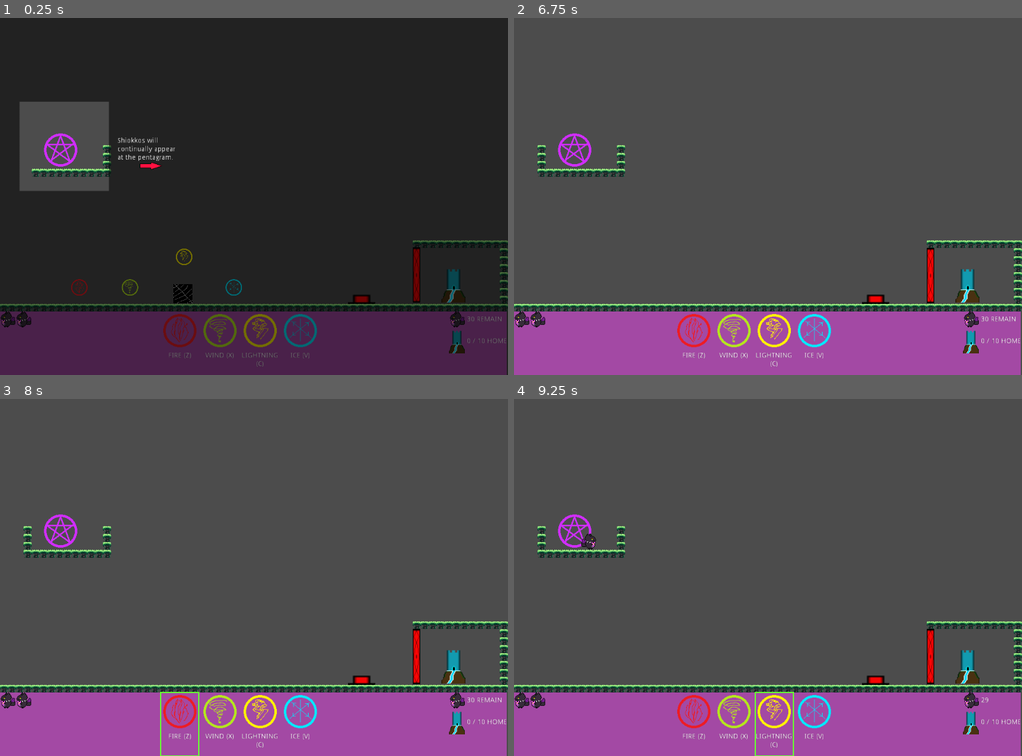
Above: before the commit, frames 1-4 (two rows, left to right).
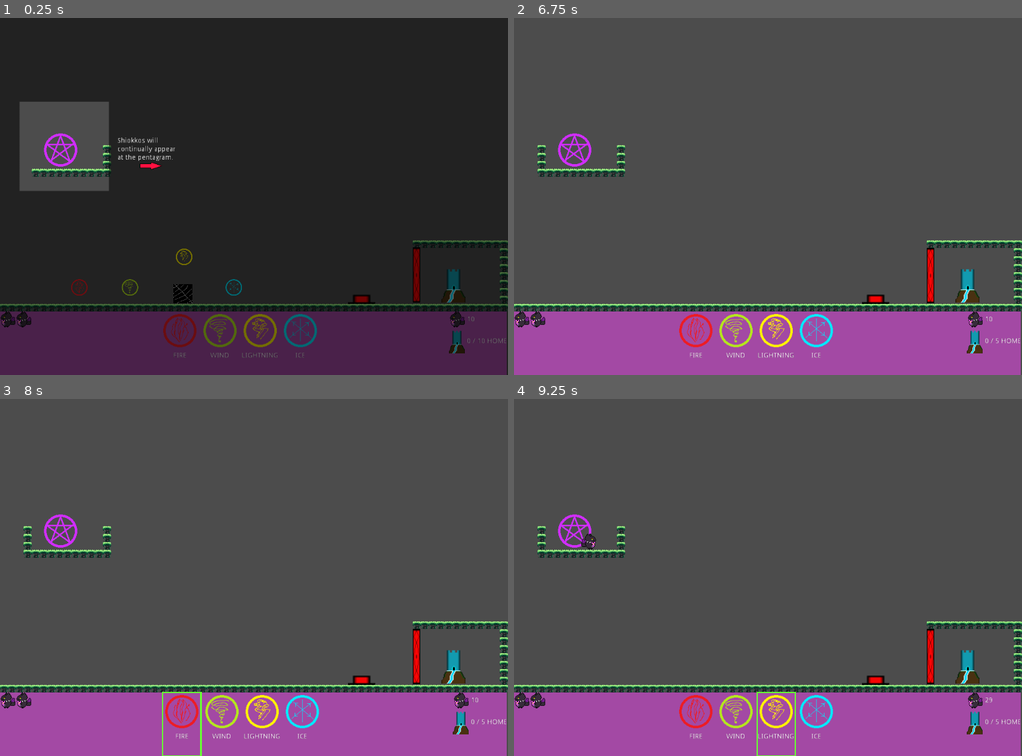
Above: after the commit, the same moments.

Repository: N-eil/definitely-not-lemmings
Game: Godot game, scene res://Playscreen.tscn
Two runs of this game, one before a commit and one after it. Both use one fixed random seed, a clock stepped at 60 frames per second and the inputs below.
Inputs (mouse positions are in pixels of both pictures, inside the frame that each line leads up to):
- Up to frame 1 (0.25 s): no input
- Up to frame 2 (6.75 s): tap Enter at 0.5, 2, 3.5 s; move the mouse to (666, 164) at 0.52 s; click (666, 164) at 0.67 s; tap Space at 1.25, 2.75, 4.25 s; move the mouse to (991, 271) at 1.27 s; click (991, 271) at 1.42 s; move the mouse to (559, 278) at 2.02 s; click (559, 278) at 2.17 s; move the mouse to (646, 257) at 2.77 s; click (646, 257) at 2.92 s; move the mouse to (707, 235) at 3.52 s; click (707, 235) at 3.67 s; move the mouse to (757, 260) at 4.27 s; click (757, 260) at 4.42 s; move the mouse to (910, 235) at 5.02 s; click (910, 235) at 5.17 s; move the mouse to (635, 346) at 5.77 s; click (635, 346) at 5.92 s; move the mouse to (864, 353) at 6.52 s; click (864, 353) at 6.67 s
- Up to frame 3 (8 s): move the mouse to (177, 723) at 7.27 s; click (177, 723) at 7.42 s
- Up to frame 4 (9.25 s): move the mouse to (732, 723) at 8.02 s; click (732, 723) at 8.17 s; move the mouse to (773, 723) at 8.77 s; click (773, 723) at 8.92 s

The runs differ from the first frame. In frame 1, 0.1% of the frame differs, in the area x 33-99%, y 83-98%; in frame 2, 1.6%; in frame 3, 1.8%, in the area x 31-99%, y 82-100%; in frame 4, 1.7%.

Commit message:
UI fix + easier first level

Diff:
--- a/BottomUI.tscn
+++ b/BottomUI.tscn
@@ -61,7 +61,7 @@
 margin_top = 82.0
 margin_right = 77.0
 margin_bottom = 96.0
-text = "FIRE (Z)"
+text = "FIRE"
 align = 1
 autowrap = true
 
@@ -81,7 +81,7 @@
 margin_top = 82.0
 margin_right = 77.0
 margin_bottom = 96.0
-text = "WIND (X)"
+text = "WIND"
 align = 1
 
 [node name="Lightning" type="VBoxContainer" parent="Bottomstuff/Hotbar"]
@@ -99,8 +99,8 @@
 [node name="Label" type="Label" parent="Bottomstuff/Hotbar/Lightning"]
 margin_top = 82.0
 margin_right = 77.0
-margin_bottom = 113.0
-text = "LIGHTNING (C)"
+margin_bottom = 96.0
+text = "LIGHTNING"
 align = 1
 autowrap = true
 
@@ -120,7 +120,7 @@
 margin_top = 82.0
 margin_right = 77.0
 margin_bottom = 96.0
-text = "ICE (V)"
+text = "ICE"
 align = 1
 
 [node name="Stats" type="VBoxContainer" parent="Bottomstuff"]
--- a/Levels/Intro.tscn
+++ b/Levels/Intro.tscn
@@ -4,6 +4,7 @@
 [ext_resource path="res://Objects/DoorSystem.tscn" type="PackedScene" id=10]
 
 [node name="Level" instance=ExtResource( 1 )]
+count_to_win = 5
 
 [node name="TileMap" parent="." index="0"]
 tile_data = PoolIntArray( 1048579, 0, 0, 1048589, 0, 0, 1114115, 0, 0, 1114125, 0, 0, 1179651, 0, 0, 1179661, 0, 0, 124 …(1407 unchanged characters)…
--- a/Levels/LevelBase.gd
+++ b/Levels/LevelBase.gd
@@ -25,6 +25,8 @@
     $ShiokkoSpawner.delay = spawn_delay
     $ShiokkoSpawner.total_spawns = spawn_count
     bottom_border = $Line2D.transform.origin.y
+
+    get_parent().shiokko_arrived(0, count_to_win)
 
 func _input(event):
     if not (event is InputEventMouseButton and event.pressed):
--- a/Objects/ShiokkoSpawner.gd
+++ b/Objects/ShiokkoSpawner.gd
@@ -25,6 +25,7 @@
 # Called when the node enters the scene tree for the first time.
 func _ready():
     time_left = delay
+    get_parent().get_parent().shiokko_spawned(total_spawns - has_spawned)
 
 # Called every frame. 'delta' is the elapsed time since the previous frame.
 func _process(delta):
